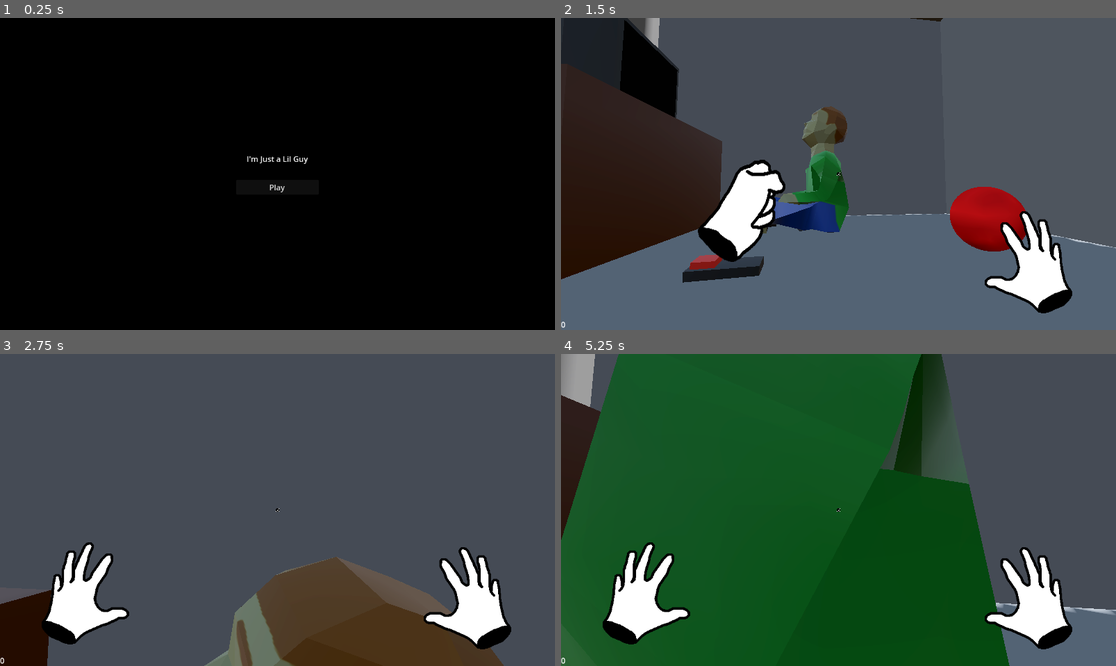
Above: before the commit, frames 1-4 (two rows, left to right).
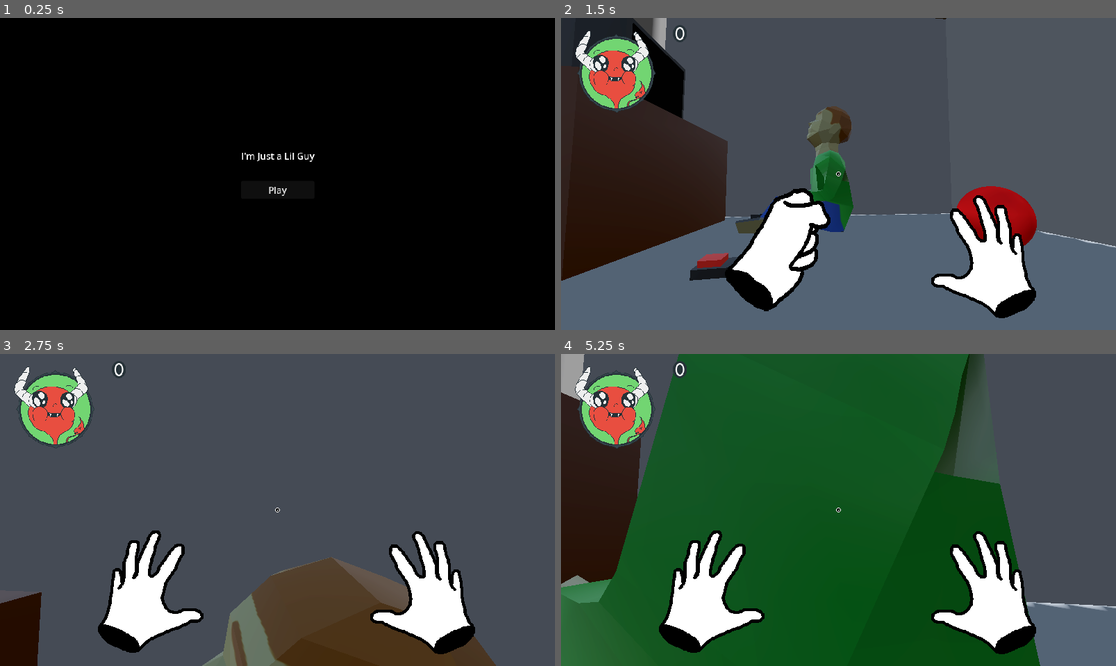
Above: after the commit, the same moments.

Repository: fleetfoxx/little-mischief
Game: Godot game, scene res://Scenes/Game/game.tscn
Two runs of this game, one before a commit and one after it. Both use one fixed random seed, a clock stepped at 60 frames per second and the inputs below. The engine's default icon, where the game draws it, is replaced by a stand-in: a white triangle on a blue panel in a dark square.
Inputs (mouse positions are in pixels of both pictures, inside the frame that each line leads up to):
- Up to frame 1 (0.25 s): no input
- Up to frame 2 (1.5 s): click "Play" at 0.5 s; tap Enter at 1.25 s; move the mouse to (866, 174) at 1.27 s; press the mouse at (866, 174) at 1.28 s; hold W (move-forward) from 1.28 s (still down)
- Up to frame 3 (2.75 s): keep holding W (move-forward); tap Space (jump) at 1.52, 2.27 s; move the mouse to (249, 510) at 2.02 s; release the mouse at (249, 510) at 2.03 s; right-click (249, 510) at 2.1 s
- Up to frame 4 (5.25 s): keep holding W (move-forward); move the mouse to (849, 503) at 2.77 s; press the mouse at (849, 503) at 2.78 s; move the mouse to (832, 516) at 3.52 s; release the mouse at (832, 516) at 3.53 s; right-click (832, 516) at 3.6 s; tap Space (jump) at 3.77, 4.52 s; tap R (respawn) at 4.25 s; move the mouse to (877, 513) at 4.27 s; press the mouse at (877, 513) at 4.28 s; move the mouse to (794, 506) at 5.02 s; release the mouse at (794, 506) at 5.03 s; right-click (794, 506) at 5.1 s

The runs differ from the first frame. In frame 1, 0.3% of the frame differs, in the area x 43-57%, y 43-58%; in frame 2, 17%; in frame 3, 16%; in frame 4, 27%, in the area x 0-100%, y 0-100%.

Commit message:
Update HUD.

Diff:
--- /dev/null
+++ b/Scenes/Player/HUD/hud_theme.tres
@@ -0,0 +1,9 @@
+[gd_resource type="Theme" load_steps=2 format=3 uid="uid://djdqllhut8ye3"]
+
+[ext_resource type="FontFile" uid="uid://cusnob1vxitev" path="res://Fonts/Fiolex_Mephisto.ttf" id="1_3nivq"]
+
+[resource]
+default_font = ExtResource("1_3nivq")
+default_font_size = 42
+Label/colors/font_outline_color = Color(0.14902, 0.196078, 0.219608, 1)
+Label/constants/outline_size = 16
--- /dev/null
+++ b/Scenes/Player/HUD/player_hud.tscn
@@ -0,0 +1,163 @@
+[gd_scene load_steps=10 format=3 uid="uid://cabjxhg8ml0ry"]
+
+[ext_resource type="Theme" uid="uid://djdqllhut8ye3" path="res://Scenes/Player/HUD/hud_theme.tres" id="1_mok0f"]
+[ext_resource type="Script" uid="uid://b583rseckb8ty" path="res://Scenes/Player/hud.gd" id="1_nxght"]
+[ext_resource type="Texture2D" uid="uid://cqkwjeuo27co7" path="res://Scenes/Player/crosshair.png" id="2_mlmon"]
+[ext_resource type="Texture2D" uid="uid://bjo402l6o2fk3" path="res://Scenes/Player/HUD/lil-guy-frame-background.png" id="3_f1qbt"]
+[ext_resource type="Texture2D" uid="uid://p5p105u35ust" path="res://Scenes/Player/HUD/lil-guy-frame-top.png" id="4_mok0f"]
+[ext_resource type="Script" uid="uid://ddgrlgb8ypq6y" path="res://Scenes/Player/HUD/slash_container.gd" id="5_g1klr"]
+[ext_resource type="Texture2D" uid="uid://b7hwvx543na7y" path="res://Scenes/Player/HUD/lil-guy-frame-slash.png" id="5_mhwpf"]
+[ext_resource type="Texture2D" uid="uid://dnj53yv7fyign" path="res://Scenes/Player/HUD/lil-guy-bust.png" id="6_g1klr"]
+[ext_resource type="Texture2D" uid="uid://bqt50jttdkg4d" path="res://Scenes/Player/HUD/lil-guy-frame-bottom.png" id="7_skbyo"]
+
+[node name="HUD" type="Control" node_paths=PackedStringArray("_pointsLabel", "_chainLabel", "_chainMultLabel")]
+layout_mode = 3
+anchors_preset = 15
+anchor_right = 1.0
+anchor_bottom = 1.0
+grow_horizontal = 2
+grow_vertical = 2
+mouse_filter = 2
+theme = ExtResource("1_mok0f")
+script = ExtResource("1_nxght")
+_pointsLabel = NodePath("BoxContainer2/Points")
+_chainLabel = NodePath("BoxContainer/CurrentChain")
+_chainMultLabel = NodePath("BoxContainer/CurrentChainCalc")
+
+[node name="BoxContainer2" type="BoxContainer" parent="."]
+layout_mode = 1
+anchors_preset = 10
+anchor_right = 1.0
+offset_bottom = 192.0
+grow_horizontal = 2
+
+[node name="MarginContainer" type="MarginContainer" parent="BoxContainer2"]
+layout_mode = 2
+theme_override_constants/margin_bottom = 0
+
+[node name="FrameBackground" type="TextureRect" parent="BoxContainer2/MarginContainer"]
+layout_mode = 2
+texture = ExtResource("3_f1qbt")
+
+[node name="FrameTop" type="TextureRect" parent="BoxContainer2/MarginContainer"]
+layout_mode = 2
+texture = ExtResource("4_mok0f")
+
+[node name="SlashContainer" type="Control" parent="BoxContainer2/MarginContainer" node_paths=PackedStringArray("_slashes")]
+layout_mode = 2
+script = ExtResource("5_g1klr")
+_slashes = [NodePath("Slash1"), NodePath("Slash2"), NodePath("Slash3"), NodePath("Slash4"), NodePath("Slash5")]
+
+[node name="Slash1" type="TextureRect" parent="BoxContainer2/MarginContainer/SlashContainer"]
+layout_mode = 2
+offset_left = 77.0
+offset_top = -25.654
+offset_right = 269.0
+offset_bottom = 166.346
+rotation = 0.414901
+texture = ExtResource("5_mhwpf")
+stretch_mode = 5
+
+[node name="Slash2" type="TextureRect" parent="BoxContainer2/MarginContainer/SlashContainer"]
+layout_mode = 2
+offset_left = -64.0
+offset_top = 45.0
+offset_right = 128.0
+offset_bottom = 237.0
+rotation = -0.384959
+texture = ExtResource("5_mhwpf")
+stretch_mode = 5
+flip_v = true
+
+[node name="Slash3" type="TextureRect" parent="BoxContainer2/MarginContainer/SlashContainer"]
+layout_mode = 2
+offset_left = -27.0
+offset_top = 93.0
+offset_right = 165.0
+offset_bottom = 285.0
+rotation = -0.978977
+texture = ExtResource("5_mhwpf")
+stretch_mode = 5
+
+[node name="Slash4" type="TextureRect" parent="BoxContainer2/MarginContainer/SlashContainer"]
+layout_mode = 2
+offset_left = 196.0
+offset_top = 23.0
+offset_right = 388.0
+offset_bottom = 215.0
+rotation = 1.57357
+texture = ExtResource("5_mhwpf")
+stretch_mode = 5
+flip_v = true
+
+[node name="Slash5" type="TextureRect" parent="BoxContainer2/MarginContainer/SlashContainer"]
+layout_mode = 2
+offset_left = 116.0
+offset_top = -68.654
+offset_right = 308.0
+offset_bottom = 123.346
+rotation = 0.994528
+texture = ExtResource("5_mhwpf")
+stretch_mode = 5
+flip_v = true
+
+[node name="LilGuy" type="TextureRect" parent="BoxContainer2/MarginContainer"]
+layout_mode = 2
+texture = ExtResource("6_g1klr")
+
+[node name="FrameBottom" type="TextureRect" parent="BoxContainer2/MarginContainer"]
+layout_mode = 2
+texture = ExtResource("7_skbyo")
+
+[node name="Points" type="Label" parent="BoxContainer2"]
+layout_mode = 2
+size_flags_horizontal = 3
+size_flags_vertical = 0
+text = "123"
+
+[node name="BoxContainer" type="BoxContainer" parent="."]
+layout_mode = 1
+anchors_preset = 12
+anchor_top = 1.0
+anchor_right = 1.0
+anchor_bottom = 1.0
+offset_top = -110.0
+grow_horizontal = 2
+grow_vertical = 0
+theme_override_constants/separation = -16
+alignment = 1
+vertical = true
+
+[node name="CurrentChainCalc" type="Label" parent="BoxContainer"]
+layout_mode = 2
+text = "0"
+horizontal_alignment = 1
+vertical_alignment = 1
+
+[node name="CurrentChain" type="Label" parent="BoxContainer"]
+custom_minimum_size = Vector2(0, 32)
+layout_mode = 2
+theme_override_constants/outline_size = 8
+theme_override_font_sizes/font_size = 32
+text = "0"
+horizontal_alignment = 1
+vertical_alignment = 1
+autowrap_mode = 3
+
+[node name="Crosshair" type="TextureRect" parent="."]
+texture_filter = 3
+layout_mode = 1
+anchors_preset = 8
+anchor_left = 0.5
+anchor_top = 0.5
+anchor_right = 0.5
+anchor_bottom = 0.5
+offset_left = -4.0
+offset_top = -4.0
+offset_right = 4.0
+offset_bottom = 4.0
+grow_horizontal = 2
+grow_vertical = 2
+texture = ExtResource("2_mlmon")
+expand_mode = 3
+stretch_mode = 5
--- /dev/null
+++ b/Scenes/Player/HUD/slash_container.gd
@@ -0,0 +1,12 @@
+extends Control
+
+@export var _slashes: Array[TextureRect];
+
+
+func _ready():
+  GameStateManager.game_state_changed.connect(handleGameStateChanged);
+
+
+func handleGameStateChanged(state: GameState):
+  for i in range(_slashes.size()):
+    _slashes[i].visible = (i + 1) * 100 <= state.points;
--- a/Scenes/Player/Hands/hands_ui.tscn
+++ b/Scenes/Player/Hands/hands_ui.tscn
@@ -14,7 +14,7 @@
 tracks/0/loop_wrap = true
 tracks/0/keys = {
 "handle_modes": PackedInt32Array(0),
-"points": PackedFloat32Array(86, -0.25, 0, 0.25, 0),
+"points": PackedFloat32Array(170, -0.25, 0, 0.25, 0),
 "times": PackedFloat32Array(0)
 }
 tracks/1/type = "bezier"
@@ -25,7 +25,7 @@
 tracks/1/loop_wrap = true
 tracks/1/keys = {
 "handle_modes": PackedInt32Array(0),
-"points": PackedFloat32Array(391, -0.25, 0, 0.25, 0),
+"points": PackedFloat32Array(305, -0.25, 0, 0.25, 0),
 "times": PackedFloat32Array(0)
 }
 
@@ -39,9 +39,9 @@
 tracks/0/interp = 1
 tracks/0/loop_wrap = true
 tracks/0/keys = {
-"handle_modes": PackedInt32Array(0, 0, 0),
-"points": PackedFloat32Array(86, -0.25, 0, 0.25, 0, 284, -0.25, 0, 0.25, 0, 86, -0.25, 0, 0.25, 0),
-"times": PackedFloat32Array(0, 0.2, 0.7)
+"handle_modes": PackedInt32Array(0, 0, 0, 0),
+"points": PackedFloat32Array(170, -0.25, 0, 0.25, 0, 284, -0.25, 0, 0.25, 0, 275, -0.25, 0, 0.25, 0, 170, -0.25, 0, 0.25, 0),
+"times": PackedFloat32Array(0, 0.2, 0.21, 0.7)
 }
 tracks/1/type = "bezier"
 tracks/1/imported = false
@@ -50,9 +50,9 @@
 tracks/1/interp = 1
 tracks/1/loop_wrap = true
 tracks/1/keys = {
-"handle_modes": PackedInt32Array(0, 0, 0),
-"points": PackedFloat32Array(391, -0.25, 0, 0.25, 0, 295, -0.25, 0, 0.25, 0, 391, -0.25, 0, 0.25, 0),
-"times": PackedFloat32Array(0, 0.2, 0.7)
+"handle_modes": PackedInt32Array(0, 0, 0, 0),
+"points": PackedFloat32Array(305, -0.25, 0, 0.25, 0, 295, -0.25, 0, 0.25, 0, 233, -0.25, 0, 0.25, 0, 305, -0.25, 0, 0.25, 0),
+"times": PackedFloat32Array(0, 0.2, 0.21, 0.7)
 }
 
 [sub_resource type="AnimationLibrary" id="AnimationLibrary_ec7ac"]
@@ -83,10 +83,10 @@
 anchor_top = 0.5
 anchor_right = 0.5
 anchor_bottom = 0.5
-offset_left = -490.0
-offset_top = 67.0
-offset_right = -308.0
-offset_bottom = 279.0
+offset_left = -310.0
+offset_top = 35.0
+offset_right = -128.0
+offset_bottom = 247.0
 grow_horizontal = 2
 grow_vertical = 2
 texture = ExtResource("2_ymqig")
@@ -99,10 +99,10 @@
 anchor_top = 0.5
 anchor_right = 0.5
 anchor_bottom = 0.5
-offset_left = 303.0
-offset_top = 77.0
-offset_right = 485.0
-offset_bottom = 289.0
+offset_left = 160.0
+offset_top = 37.0
+offset_right = 342.0
+offset_bottom = 249.0
 grow_horizontal = 2
 grow_vertical = 2
 texture = ExtResource("2_ymqig")
--- a/Scenes/Player/player_body.tscn
+++ b/Scenes/Player/player_body.tscn
@@ -1,8 +1,7 @@
-[gd_scene load_steps=7 format=3 uid="uid://bbup31tqwpi7a"]
+[gd_scene load_steps=6 format=3 uid="uid://bbup31tqwpi7a"]
 
 [ext_resource type="Script" uid="uid://dxiwdqj7qbq6x" path="res://Scenes/Player/player_body.gd" id="1_jm3vh"]
-[ext_resource type="Script" uid="uid://b583rseckb8ty" path="res://Scenes/Player/hud.gd" id="2_x1b6y"]
-[ext_resource type="Texture2D" uid="uid://cqkwjeuo27co7" path="res://Scenes/Player/crosshair.png" id="3_pvmx2"]
+[ext_resource type="PackedScene" uid="uid://cabjxhg8ml0ry" path="res://Scenes/Player/HUD/player_hud.tscn" id="2_v8jfa"]
 [ext_resource type="PackedScene" uid="uid://do2iv0turwg7j" path="res://Scenes/Player/Hands/hands_ui.tscn" id="4_3305p"]
 
 [sub_resource type="CapsuleMesh" id="CapsuleMesh_jm3vh"]
@@ -46,67 +45,6 @@
 
 [node name="CanvasLayer" type="CanvasLayer" parent="."]
 
-[node name="HUD" type="Control" parent="CanvasLayer" node_paths=PackedStringArray("_pointsLabel", "_chainLabel", "_chainMultLabel")]
-layout_mode = 3
-anchors_preset = 15
-anchor_right = 1.0
-anchor_bottom = 1.0
-grow_horizontal = 2
-grow_vertical = 2
-mouse_filter = 2
-script = ExtResource("2_x1b6y")
-_pointsLabel = NodePath("Points")
-_chainLabel = NodePath("BoxContainer/CurrentChain")
-_chainMultLabel = NodePath("BoxContainer/CurrentChainCalc")
+[node name="HandsUI" parent="CanvasLayer" instance=ExtResource("4_3305p")]
 
-[node name="BoxContainer" type="BoxContainer" parent="CanvasLayer/HUD"]
-layout_mode = 1
-anchors_preset = 10
-anchor_right = 1.0
-offset_bottom = 23.0
-grow_horizontal = 2
-alignment = 1
-vertical = true
-
-[node name="CurrentChainCalc" type="Label" parent="CanvasLayer/HUD/BoxContainer"]
-layout_mode = 2
-text = "0"
-horizontal_alignment = 1
-vertical_alignment = 1
-
-[node name="CurrentChain" type="Label" parent="CanvasLayer/HUD/BoxContainer"]
-layout_mode = 2
-text = "0"
-horizontal_alignment = 1
-vertical_alignment = 1
-
-[node name="Points" type="Label" parent="CanvasLayer/HUD"]
-layout_mode = 1
-anchors_preset = 12
-anchor_top = 1.0
-anchor_right = 1.0
-anchor_bottom = 1.0
-offset_top = -23.0
-grow_horizontal = 2
-grow_vertical = 0
-text = "0"
-
-[node name="TextureRect" type="TextureRect" parent="CanvasLayer/HUD"]
-texture_filter = 3
-layout_mode = 1
-anchors_preset = 8
-anchor_left = 0.5
-anchor_top = 0.5
-anchor_right = 0.5
-anchor_bottom = 0.5
-offset_left = -4.0
-offset_top = -4.0
-offset_right = 4.0
-offset_bottom = 4.0
-grow_horizontal = 2
-grow_vertical = 2
-texture = ExtResource("3_pvmx2")
-expand_mode = 3
-stretch_mode = 5
-
-[node name="HandsUI" parent="CanvasLayer" instance=ExtResource("4_3305p")]
+[node name="HUD" parent="CanvasLayer" instance=ExtResource("2_v8jfa")]
--- a/project.godot
+++ b/project.godot
@@ -18,6 +18,11 @@
 [autoload]
 
 GameStateManager="*res://Scripts/game_state_manager.gd"
+
+[display]
+
+window/size/viewport_width=960
+window/size/viewport_height=540
 
 [dotnet]
 
@@ -86,3 +91,7 @@
 [physics]
 
 3d/physics_engine="Jolt Physics"
+
+[rendering]
+
+textures/canvas_textures/default_texture_filter=3
Binary file added: Fonts/Fiolex_Mephisto.ttf
Not shown, added: Fonts/Fiolex_Mephisto.ttf.import
Not shown, added: Fonts/Fiolex_Mephisto.txt
Binary file added: Fonts/Mirage final.ttf
Not shown, added: Fonts/Mirage final.ttf.import
Binary file added: Scenes/Player/HUD/hud.aseprite
Binary file added: Scenes/Player/HUD/lil-guy-bust.png
Not shown, added: Scenes/Player/HUD/lil-guy-bust.png.import
Binary file added: Scenes/Player/HUD/lil-guy-frame-background.png
Not shown, added: Scenes/Player/HUD/lil-guy-frame-background.png.import
Binary file added: Scenes/Player/HUD/lil-guy-frame-bottom.png
Not shown, added: Scenes/Player/HUD/lil-guy-frame-bottom.png.import
(and 5 more such lines)
